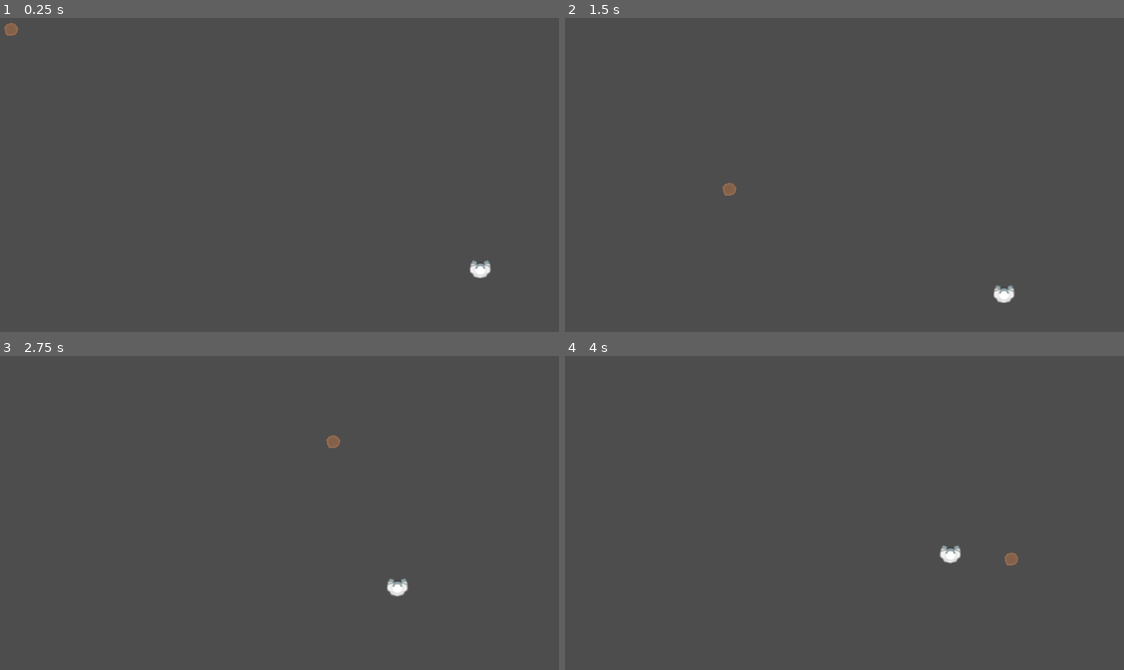
Above: before the commit, frames 1-4 (two rows, left to right).
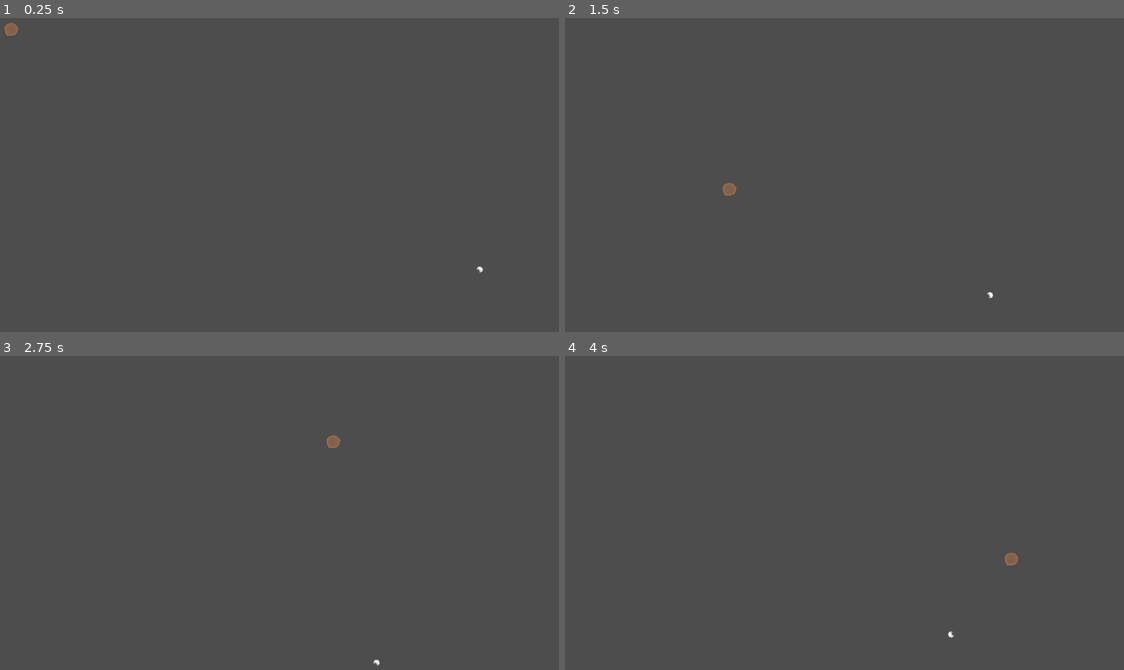
Above: after the commit, the same moments.

Repository: davidvgus/ants
Game: Godot game, scene res://Scenes/game.tscn
Same seed, same stepped clock (60 frames per second), same inputs: the game is played once before the commit and once after it.
Inputs (mouse positions are in pixels of both pictures, inside the frame that each line leads up to):
- Up to frame 1 (0.25 s): no input
- Up to frame 2 (1.5 s): move the mouse to (967, 159) at 0.52 s; click (967, 159) at 0.67 s; move the mouse to (727, 190) at 1.27 s; click (727, 190) at 1.42 s
- Up to frame 3 (2.75 s): move the mouse to (335, 440) at 2.02 s; click (335, 440) at 2.17 s
- Up to frame 4 (4 s): move the mouse to (816, 575) at 2.77 s; click (816, 575) at 2.92 s; move the mouse to (1012, 560) at 3.52 s; click (1012, 560) at 3.67 s

The runs differ from the first frame. In frame 1, 0.2% of the frame differs, in the area x 83-88%, y 77-83%; in frame 2, 0.2%; in frame 3, 0.2%; in frame 4, 0.2%, in the area x 67-71%, y 60-90%.

Commit message:
wandering working

Diff:
--- a/Scenes/ant.tscn
+++ b/Scenes/ant.tscn
@@ -11,6 +11,7 @@
 height = 42.0
 
 [node name="Ant" type="CharacterBody2D"]
+scale = Vector2(0.3, 0.3)
 script = ExtResource("1_dchjr")
 
 [node name="Sprite2D" type="Sprite2D" parent="."]
--- a/Scripts/StateMachine.gd
+++ b/Scripts/StateMachine.gd
@@ -33,6 +33,6 @@
         return
 
     if current_state:
-        current_state.exit()
+        current_state.Exit()
 
     current_state = new_state
--- a/Scripts/ant.gd
+++ b/Scripts/ant.gd
@@ -1,4 +1,8 @@
 class_name Ant extends CharacterBody2D
+
+@onready var sprite := $Sprite2D
 
 func _physics_process(delta: float) -> void:
     move_and_slide()
+    if velocity.length() > 0:
+        sprite.rotation = velocity.angle()
--- a/Scripts/game.gd
+++ b/Scripts/game.gd
@@ -1,5 +1,6 @@
 extends Node
 
+#Godot 4.2.2
 # Called when the node enters the scene tree for the first time.
 func _ready() -> void:
     pass # Replace with function body.
@@ -13,3 +14,9 @@
         var food = get_node("Food") # Make sure the path to the Food node is correct.
         if food:
             food.global_position = get_viewport().get_mouse_position()
+
+    if event is InputEventMouseButton and event.button_index == MOUSE_BUTTON_RIGHT and event.pressed:
+        var ant_scene = load("res://Scenes/ant.tscn")
+        var ant_instance = ant_scene.instantiate()
+        add_child(ant_instance)
+        ant_instance.global_position = get_viewport().get_mouse_position()
--- a/States/AntIdle.gd
+++ b/States/AntIdle.gd
@@ -2,19 +2,34 @@
 
 @export var ant: CharacterBody2D
 @export var move_speed: float = 100.0
+@export var move_direction: Vector2 = Vector2.ZERO
 
 @onready var food = get_node("/root/Game/Food")
-var move_direction: Vector2 = Vector2.ZERO
+
 var wander_time: float = 0
 
 func randomize_wander():
-    move_direction = Vector2(randf_range( - 1, 1), randf_range( - 1, 1)).normalized()
-    wander_time = randf_range(1, 3)
+    if move_direction != Vector2.ZERO:
+        # Get the current direction's angle
+        var current_angle = move_direction.angle()
+
+        # Generate a random angle within a 180-degree arc (-90 to 90 degrees in radians)
+        var angle_offset = randf_range( - PI / 8, PI / 8)
+
+        # Calculate the new direction by rotating the current direction by the random angle offset
+        move_direction = Vector2(cos(current_angle + angle_offset), sin(current_angle + angle_offset)).normalized()
+    else:
+        # If the current direction is Vector2.ZERO, just pick a random direction as before
+        move_direction = Vector2(randf_range( - 1, 1), randf_range( - 1, 1)).normalized()
+
+    #move_direction = Vector2(randf_range( - 1, 1), randf_range( - 1, 1)).normalized()
+
+    wander_time = randf_range(0.01, .1)
 
 func Enter() -> void:
     randomize_wander()
 
-func exit() -> void:
+func Exit() -> void:
     pass
 
 func Update(_delta: float) -> void:
@@ -24,10 +39,21 @@
         randomize_wander()
 
 func Physics_Update(_delta: float) -> void:
-    print("AntIdle Physics_Update")
     if ant:
         ant.velocity = move_direction * move_speed
 
+        var screen_size = get_viewport().size
+        var next_position = ant.global_position + move_direction * move_speed * _delta
+
+        # Check for horizontal screen boundaries
+        if next_position.x < 0 or next_position.x > screen_size.x:
+            move_direction.x = -move_direction.x # Reverse horizontal direction
+
+        # Check for vertical screen boundaries (if needed)
+        if next_position.y < 0 or next_position.y > screen_size.y:
+            move_direction.y = -move_direction.y # Reverse vertical direction
+
+    #move_and_slide(move_direction * move_speed)
     var direction = (food.global_position - ant.global_position)
     if direction.length() < 200:
         transitioned.emit(self, "AntFollow")
